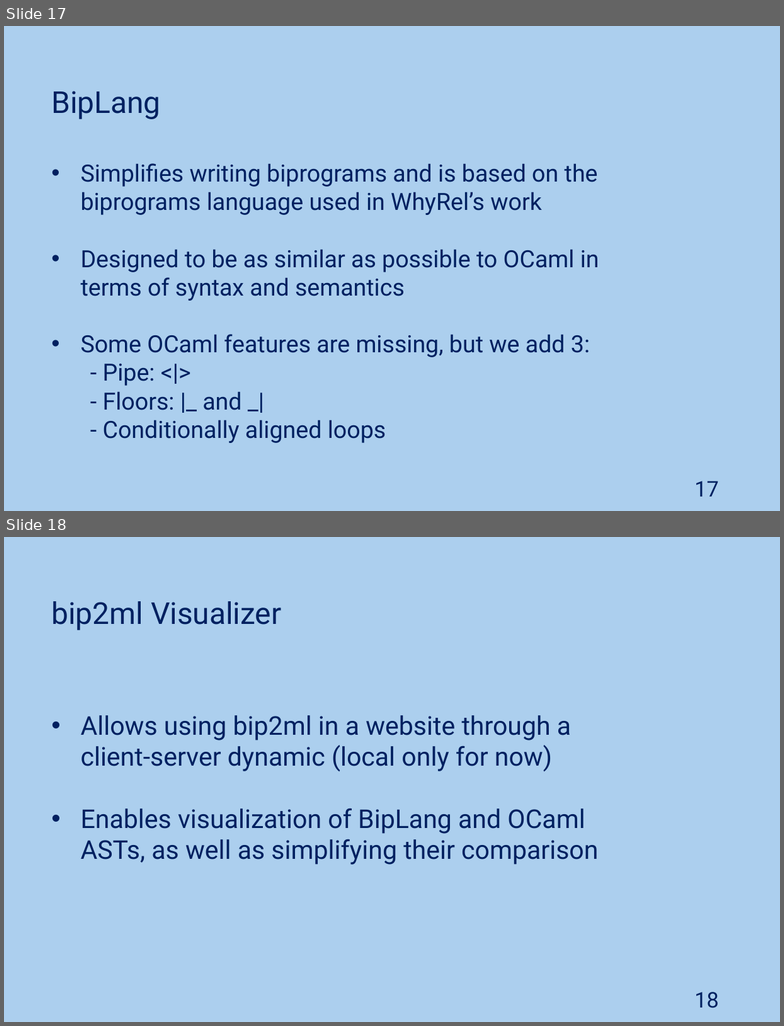
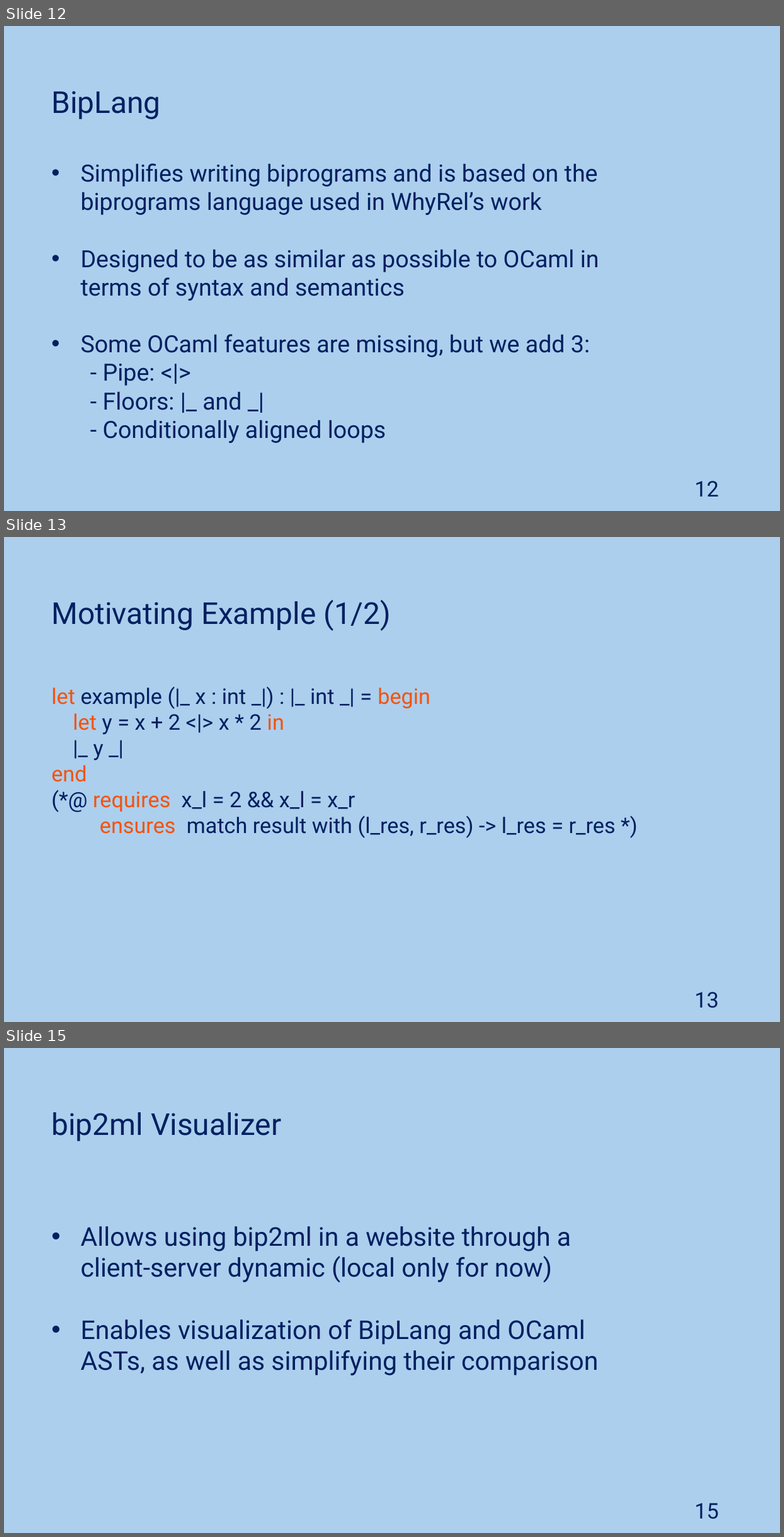
Before and after one commit to JoaoNini75/MasterThesis, a slide deck: tese/presentation/Ap Tese.pptx. Shown one above the other, each under a label of ours: slides 17 and 18 before the commit, slides 12, 13 and 15 after it; the slides between them are not shown. The pictures are 784x1026 and 784x1537 pixels, drawn with LibreOffice and Linux fonts; fonts in the diff are those of the drawing. Boxes give left, top, right and bottom in pixels: in the first picture for what was removed or moved away, otherwise in the second. Text is boxed around its words. In the diff, an @@ line names an element or a change of style, - is before the commit and + after.

```diff
--- a/tese/presentation/Ap Tese.pptx
+++ b/tese/presentation/Ap Tese.pptx
@@ slide 13 added at bbox=[4, 537, 780, 1022], background #ACCFEE @@
@@ text added at bbox=[51, 600, 391, 631], 28 pt, text #002060 @@
+Motivating Example (1/2)
@@ text added at bbox=[51, 688, 616, 838], 20 pt, text #002060 @@
+let example (|_ x : int _|) : |_ int _| = begin
+let y = x + 2 <|> x * 2 in
+|_ y _|
+end
+(*@ requires x_l = 2 && x_l = x_r
+ensures match result with (l_res, r_res) -> l_res = r_res *)
@@ page number added at bbox=[694, 992, 718, 1008], 20 pt, text #002060 @@
+13
@@ what was slide 17 is now slide 12 @@
@@ page number at bbox=[694, 481, 718, 497]: text changed @@
-17
+12
@@ what was slide 18 is now slide 15 @@
@@ page number at bbox=[694, 1503, 718, 1519]: text changed @@
-18
+15
```
Also in this commit, not shown: 4 slides changed, 3 other slides added, 13 slides removed.
